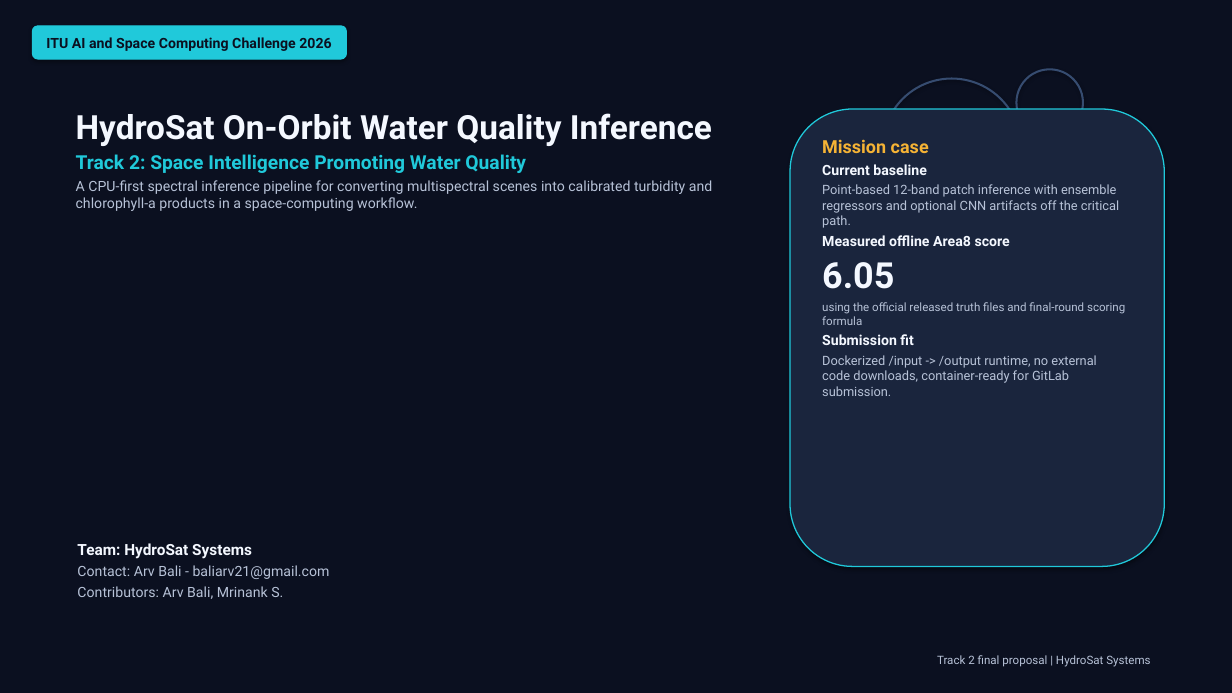
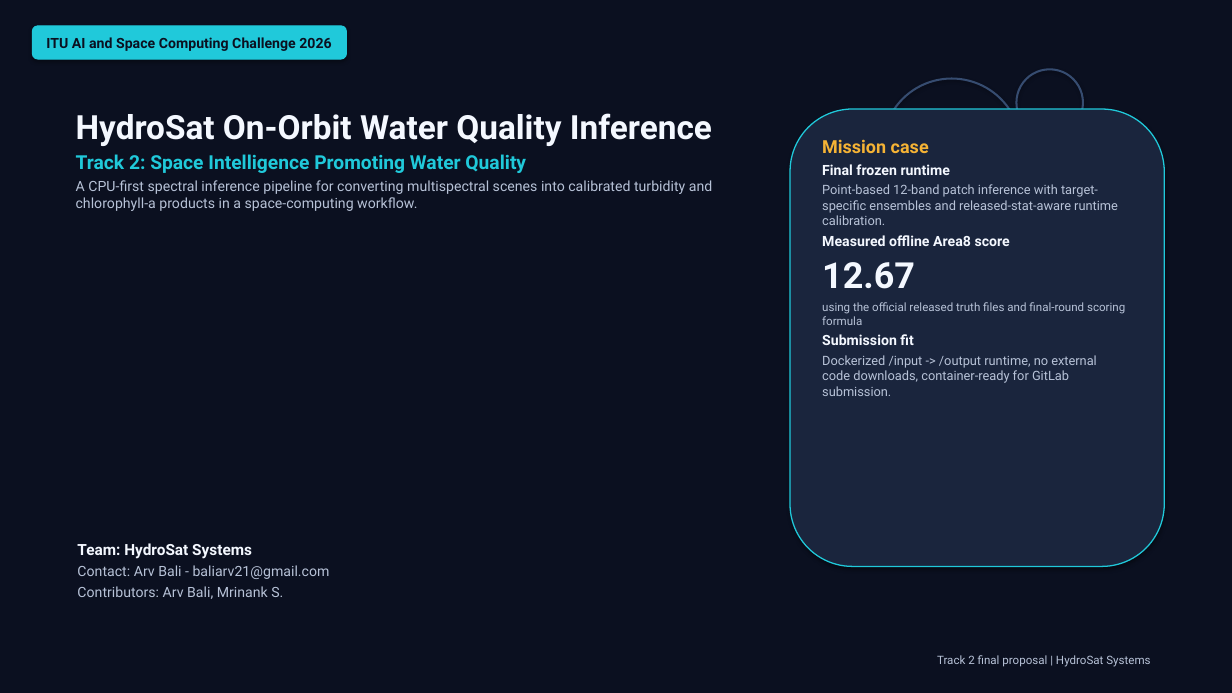
Before and after one commit to BrownAssassin/HydroSat-Systems-Finals, a slide deck: slide 1 of Hydro Sat Systems_Arv Bali_baliarv21@gmail.com/hydrosat_best_technical_proposal.pptx. Drawn at 1232x693 pixels with LibreOffice and Linux fonts; fonts in the diff are those of the drawing. Boxes give left, top, right and bottom in pixels: in the first picture for what was removed or moved away, otherwise in the second. Text is boxed around its words. In the diff, an @@ line names an element or a change of style, - is before the commit and + after.

```diff
--- a/Hydro Sat Systems_Arv Bali_baliarv21@gmail.com/hydrosat_best_technical_proposal.pptx
+++ b/Hydro Sat Systems_Arv Bali_baliarv21@gmail.com/hydrosat_best_technical_proposal.pptx
@@ text at [822, 164, 1118, 225]: text changed @@
-Current baseline
-Point-based 12-band patch inference with ensemble regressors and optional CNN artifacts off the critical path.
+Final frozen runtime
+Point-based 12-band patch inference with target-specific ensembles and released-stat-aware runtime calibration.
@@ text at [822, 262, 915, 289]: text changed @@
-6.05
+12.67
```
Also in this commit, not shown: 3 other slides changed, 24 other files.
